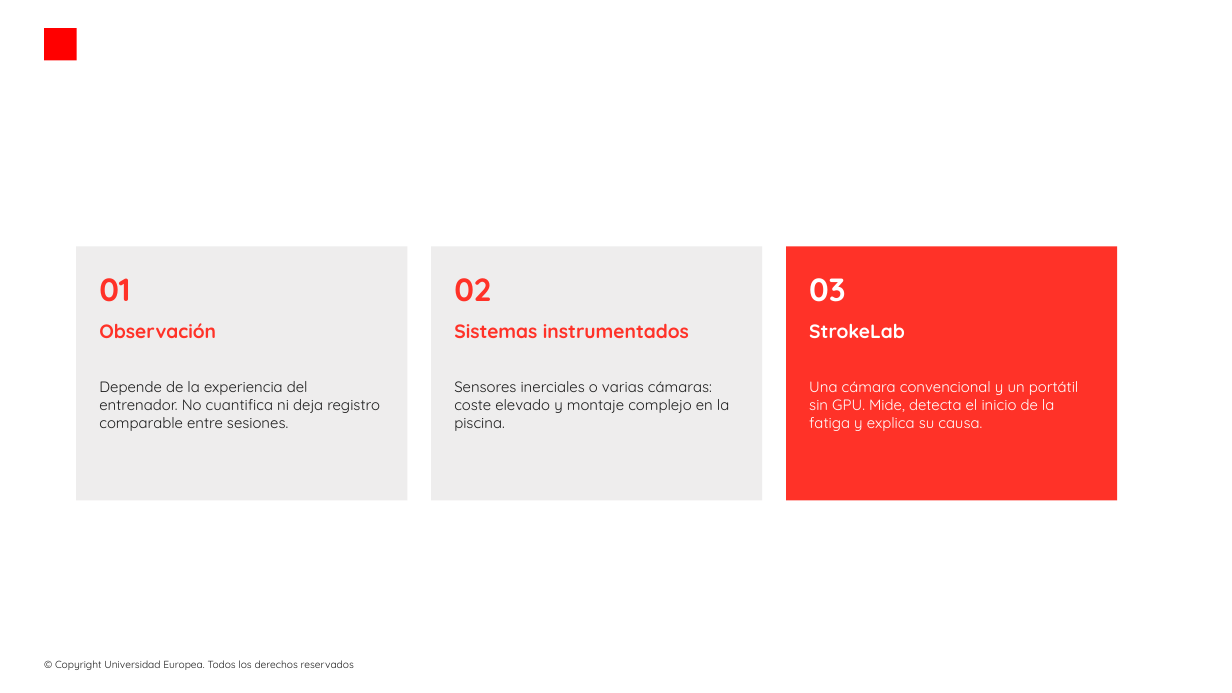
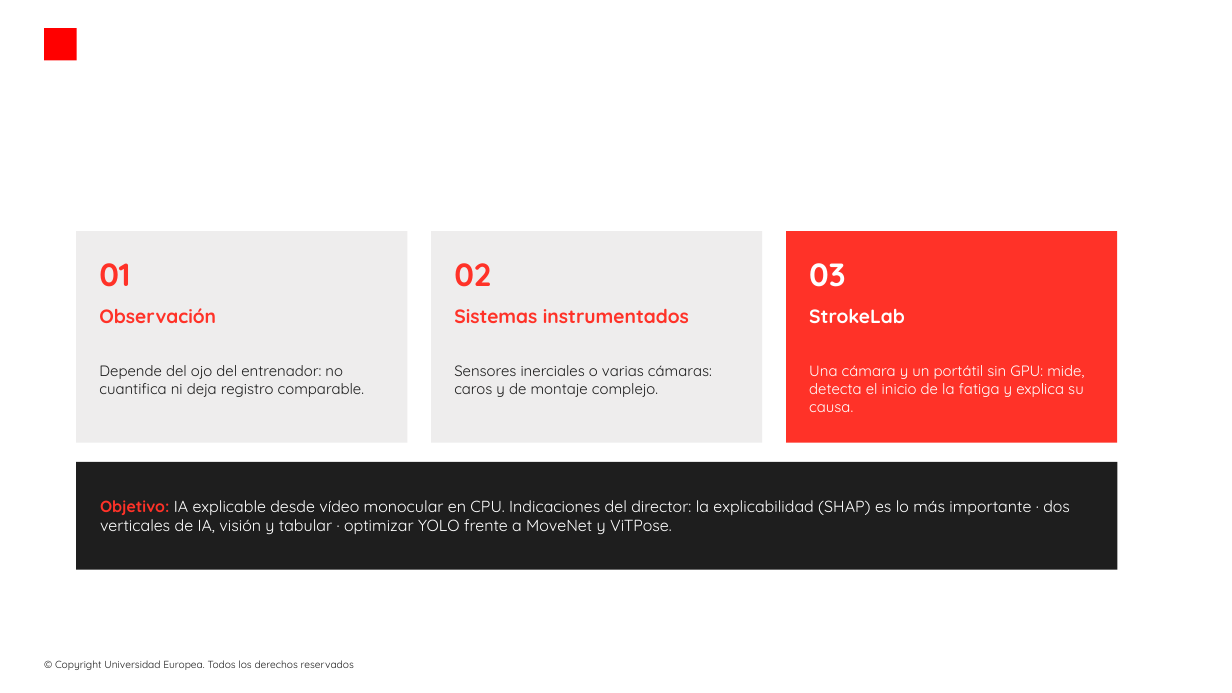
Before and after one commit to modeliana1-rgb/Strokelab, a slide deck: slide 2 of presentacion/StrokeLab_defensa.pptx (slide 3 before the commit). Drawn at 1232x693 pixels with LibreOffice and Linux fonts; fonts in the diff are those of the drawing; background and template pictures are left out. Boxes give left, top, right and bottom in pixels: in the first picture for what was removed or moved away, otherwise in the second. Text is boxed around its words. In the diff, an @@ line names an element or a change of style, - is before the commit and + after.

```diff
--- a/presentacion/StrokeLab_defensa.pptx
+++ b/presentacion/StrokeLab_defensa.pptx
@@ rectangle: place and size @@
-rectangle at (76, 246, 407, 500)
+rectangle at (76, 231, 407, 443)
@@ rectangle: place and size @@
-rectangle at (431, 246, 762, 500)
+rectangle at (431, 231, 762, 443)
@@ rectangle: place and size @@
-rectangle at (786, 246, 1117, 500)
+rectangle at (786, 231, 1117, 443)
@@ 6 texts: place and size @@
-6 texts at (99, 278, 905, 338)
+6 texts at (99, 263, 905, 323)
@@ text at (99, 365, 364, 397): text changed @@
-Depende de la experiencia del entrenador. No cuantifica ni deja registro comparable entre sesiones.
+Depende del ojo del entrenador: no cuantifica ni deja registro comparable.
@@ text at (454, 365, 712, 397): text changed @@
-Sensores inerciales o varias cámaras: coste elevado y montaje complejo en la piscina.
+Sensores inerciales o varias cámaras: caros y de montaje complejo.
@@ text at (809, 365, 1084, 412): text changed @@
-Una cámara convencional y un portátil sin GPU. Mide, detecta el inicio de la fatiga y explica su causa.
+Una cámara y un portátil sin GPU: mide, detecta el inicio de la fatiga y explica su causa.
@@ rectangle added at (76, 462, 1117, 570), fill #1E1E1E @@
@@ text added at (100, 500, 1070, 534), 15 pt, text #FFFFFF @@
+Objetivo: IA explicable desde vídeo monocular en CPU. Indicaciones del director: la explicabilidad (SHAP) es lo más importante · dos verticales de IA, visión y tabular · optimizar YOLO frente a MoveNet y ViTPose.
```
Also in this commit, not shown: 3 other slides changed, 4 slides added, 21 slides removed, 3 other files.
